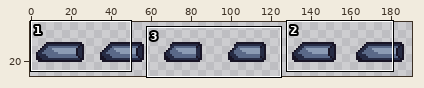
Edited in one commit: pixel-art file (Gunflinger/Assets/Sprites/Cannons/CannonSpritesheet.aseprite). The picture above shows the old version from afar; the outline marks the close-up.
Close-up. Before the edit:
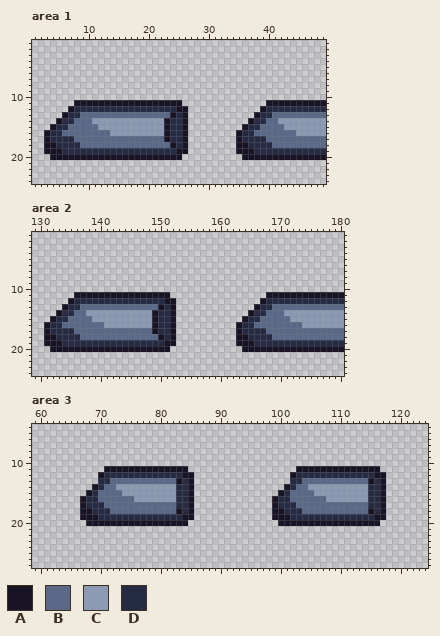
192x32 pixels, 1 frame. Shown: area 1: x 1..49, y 1..24; area 2: x 129..180, y 1..24; area 3: x 59..124, y 4..27. The wide view leaves out empty margins.
Palette (. is transparent): A #181425  B #5a6988  C #8b9bb4  D #262b44
Pixels before, area 1, first column x 3:
11 .....AAAAAAAAAAAAAAAAAA..............AAAAAAAAAA
12 ....ADDDDDDDDDDDDDDDDDAA............ADDDDDDDDDD
13 ...ADDBBBBBBBBBBBBBBBADA...........ADDBBBBBBBBB
14 ..ADDBBBCCCCCCCCCCCCADDA..........ADDBBCCCCCCCC
15 .ADDBBBBBCCCCCCCCCCCADDA.........ADDBBBBCCCCCCC
16 ADDBBBBBBBBCCCCCCCCCADDA........ADDBBBBBBBCCCCC
17 ADDDDBBBBBBBBBBBBBBBADDA........ADDDDBBBBBBBBBB
18 AADDDDBBBBBBBBBBBBBBBADA........AADDDDBBBBBBBBB
19 AAADDDDDDDDDDDDDDDDDDDAA........AAADDDDDDDDDDDD
20 .AAAAAAAAAAAAAAAAAAAAAA..........AAAAAAAAAAAAAA
Pixels before, area 2, first column x 131:
11 .....AAAAAAAAAAAAAAAA................AAAAAAAAAAAAA
12 ....ADDDDDDDDDDDDDDDAA..............ADDDDDDDDDDDDD
13 ...ADDBBBBBBBBBBBBBADA.............ADDBBBBBBBBBBBB
14 ..ADDBBCCCCCCCCCCCADDA............ADDBBBCCCCCCCCCC
15 .ADDBBBBCCCCCCCCCCADDA...........ADDBBBBBCCCCCCCCC
16 ADDBBBBBBBCCCCCCCCADDA..........ADDBBBBBBBBCCCCCCC
17 ADDDDBBBBBBBBBBBBBADDA..........ADDDDBBBBBBBBBBBBB
18 AADDDDBBBBBBBBBBBBBADA..........AADDDDBBBBBBBBBBBB
19 AAADDDDDDDDDDDDDDDDDAA..........AAADDDDDDDDDDDDDDD
20 .AAAAAAAAAAAAAAAAAAAA............AAAAAAAAAAAAAAAAA
Pixels before, area 3, first column x 67:
11 ....AAAAAAAAAAAAAA..................AAAAAAAAAAAAAA.
12 ...ADDDDDDDDDDDDDAA................ADDDDDDDDDDDDDAA
13 ...DDBBBBBBBBBBBADA................DDBBBBBBBBBBBADA
14 ..ADBBCCCCCCCCCCDDA...............ADBBCCCCCCCCCCDDA
15 .ADBBBBCCCCCCCCCDDA..............ADBBBBCCCCCCCCCDDA
16 ADDBBBBBBCCCCCCCDDA.............ADDBBBBBBCCCCCCCDDA
17 ADDDBBBBBBBBBBBBDDA.............ADDDBBBBBBBBBBBBDDA
18 AADDDBBBBBBBBBBBADA.............AADDDBBBBBBBBBBBADA
19 AAADDDDDDDDDDDDDDAA.............AAADDDDDDDDDDDDDDAA
20 .AAAAAAAAAAAAAAAAA...............AAAAAAAAAAAAAAAAA.
Once edited:
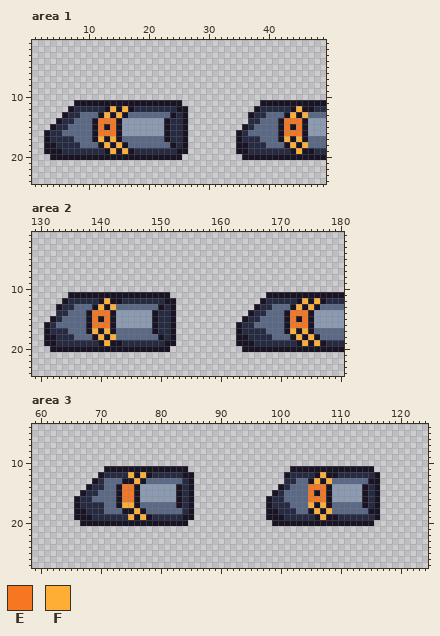
Colours new in this view: E #f77622  F #feae34
Difference:
layer "Layer 1" now hidden
layer "Layer 2" added
Area 1, layer "Layer 2":
y 11: x 39 . -> A
y 12: x 13..17 DDDDD -> AFAFA; x 38..39 .A -> AD; x 44..47 DDDD -> AFAA
y 13: x 12..16 BBBBB -> AFAFA; x 37..38 .A -> AD; x 40 D -> B; x 43..46 BBBB -> AFAF
y 14: x 11..15 CCCCC -> AEEEA; x 37 A -> D; x 39 D -> B; x 42..46 CCCCC -> AEEEA
y 15: x 11..15 BCCCC -> AEAEA; x 38 D -> B; x 42..46 BCCCC -> AEAEA
y 16: x 11..15 BBBCC -> AEEEA; x 37 D -> B; x 42..46 BBBCC -> AEEEA
y 17: x 11..15 BBBBB -> AFAFA; x 39 D -> B; x 42..46 BBBBB -> AFAFA
y 18: x 12..16 BBBBB -> AFAFA; x 40 D -> B; x 43..46 BBBB -> AFAF
y 19: x 13..17 DDDDD -> AFAFA; x 37 A -> D; x 44..47 DDDD -> AFAA
Area 2, layer "Layer 2":
y 11: x 135 . -> A
y 12: x 134..135 .A -> AD; x 140..143 DDDD -> AFAA; x 173..177 DDDDD -> AFAFA
y 13: x 133..134 .A -> AD; x 136 D -> B; x 139..142 BBBB -> AFAF; x 172..176 BBBBB -> AFAFA
y 14: x 133 A -> D; x 135 D -> B; x 138..142 CCCCC -> AEEEA; x 171..175 CCCCC -> AEEEA
y 15: x 134 D -> B; x 138..142 BCCCC -> AEAEA; x 171..175 BCCCC -> AEAEA
y 16: x 133 D -> B; x 138..142 BBBCC -> AEEEA; x 171..175 BBBCC -> AEEEA
y 17: x 135 D -> B; x 138..142 BBBBB -> AFAFA; x 171..175 BBBBB -> AFAFA
y 18: x 136 D -> B; x 139..142 BBBB -> AFAF; x 172..176 BBBBB -> AFAFA
y 19: x 133 A -> D; x 140..143 DDDD -> AFAA; x 173..177 DDDDD -> AFAFA
Area 3:
y 11: x 102 . -> A; x 116 A -> .
y 12: x 75..78 DDDD -> FAFA; x 101..102 .A -> AD; x 106..109 DDDD -> AFAA; x 117 A -> .
y 13: x 69 . -> A; x 71 D -> B; x 74..77 BBBB -> AAFA; x 83 A -> B; x 101 . -> D; x 103 D -> B; x 105..108 BBBB -> AFAF; x 116..117 DA -> A.
y 14: x 68..69 .A -> AD; x 73..76 CCCC -> AEEA; x 83 D -> A; x 100..102 .AD -> ADB; x 105..108 CCCC -> EEEA; x 114 C -> A; x 116..117 DA -> A.
y 15: x 67..68 .A -> AD; x 73..76 BCCC -> AEEA; x 83 D -> A; x 99..101 .AD -> ADB; x 105..108 BCCC -> EAEA; x 114 C -> A; x 116..117 DA -> A.
y 16: x 66..67 .A -> AD; x 69 D -> B; x 73..76 BBBC -> AEEA; x 83 D -> A; x 98..99 .A -> AD; x 101 D -> B; x 105..108 BBBC -> EEEA; x 114 C -> A; x 116..117 DA -> A.
y 17: x 66..67 .A -> AD; x 73..76 BBBB -> AFFA; x 83 D -> A; x 98..99 .A -> AD; x 102 D -> B; x 105..108 BBBB -> FAFA; x 114 B -> A; x 116..117 DA -> A.
y 18: x 66 . -> A; x 68 A -> D; x 71 D -> B; x 74..77 BBBB -> AAFA; x 83 A -> B; x 98 . -> A; x 100 A -> D; x 103 D -> B; x 105..108 BBBB -> AFAF; x 116..117 DA -> A.
y 19: x 66 . -> A; x 69 A -> D; x 75..78 DDDD -> FAFA; x 98 . -> A; x 101 A -> D; x 106..109 DDDD -> AFAA; x 117 A -> .
y 20: x 67 . -> A; x 99 . -> A; x 116 A -> .
Pixel boxes of the changes (left, top, right, bottom) in both close-ups:
changed: (248, 100, 314, 154)
changed: (92, 106, 134, 154)
changed: (56, 292, 122, 346)
changed: (284, 298, 326, 346)
changed: (266, 466, 338, 526)
changed: (362, 466, 386, 526)
changed: (74, 472, 152, 526)
changed: (176, 478, 182, 514)
